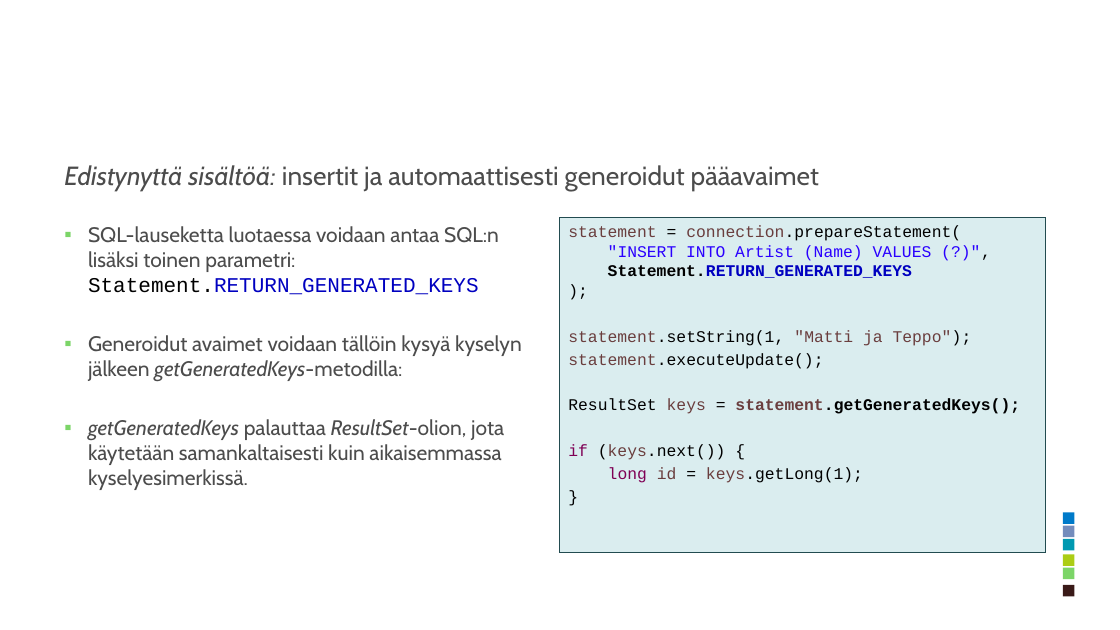
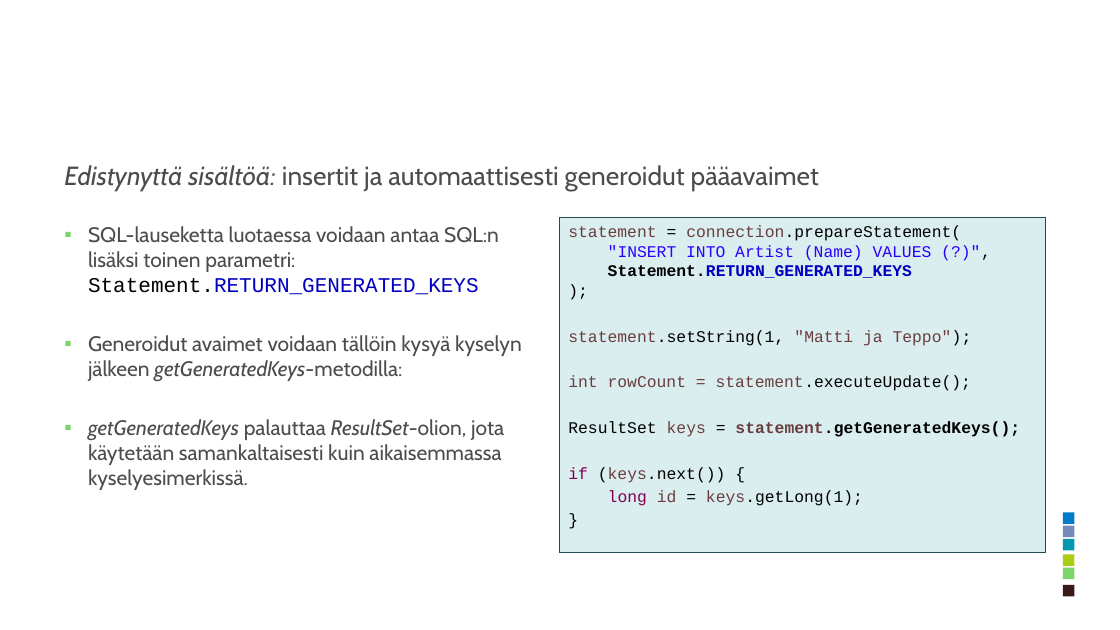
Before and after one commit to ohjelmointi2/ohjelmointi2.github.io, a slide deck: slide 24 of docs/04_tietokantaohjelmointi/jdbc.pptx. Drawn at 1120x630 pixels with LibreOffice and Linux fonts; fonts in the diff are those of the drawing; background and template pictures are left out. Boxes give left, top, right and bottom in pixels: in the first picture for what was removed or moved away, otherwise in the second. Text is boxed around its words. In the diff, an @@ line names an element or a change of style, - is before the commit and + after.

Commit message:
Lisätty executeUpdate-komennon paluuarvot

```diff
--- a/docs/04_tietokantaohjelmointi/jdbc.pptx
+++ b/docs/04_tietokantaohjelmointi/jdbc.pptx
@@ text at <box>568,375,971,391</box>: text changed; text colour #000000 to #6A3E3E @@
-statement.executeUpdate();
+int rowCount = statement.executeUpdate();
```
Also in this commit, not shown: 1 other slide changed, 1 other file.
